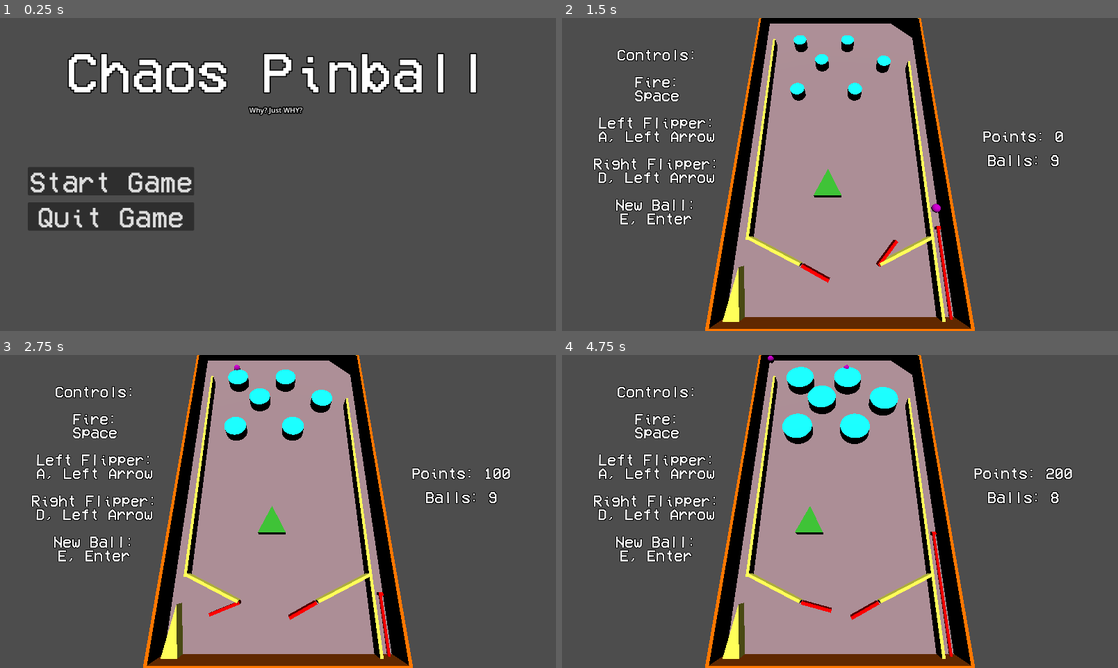
Above: before the commit, frames 1-4 (two rows, left to right).
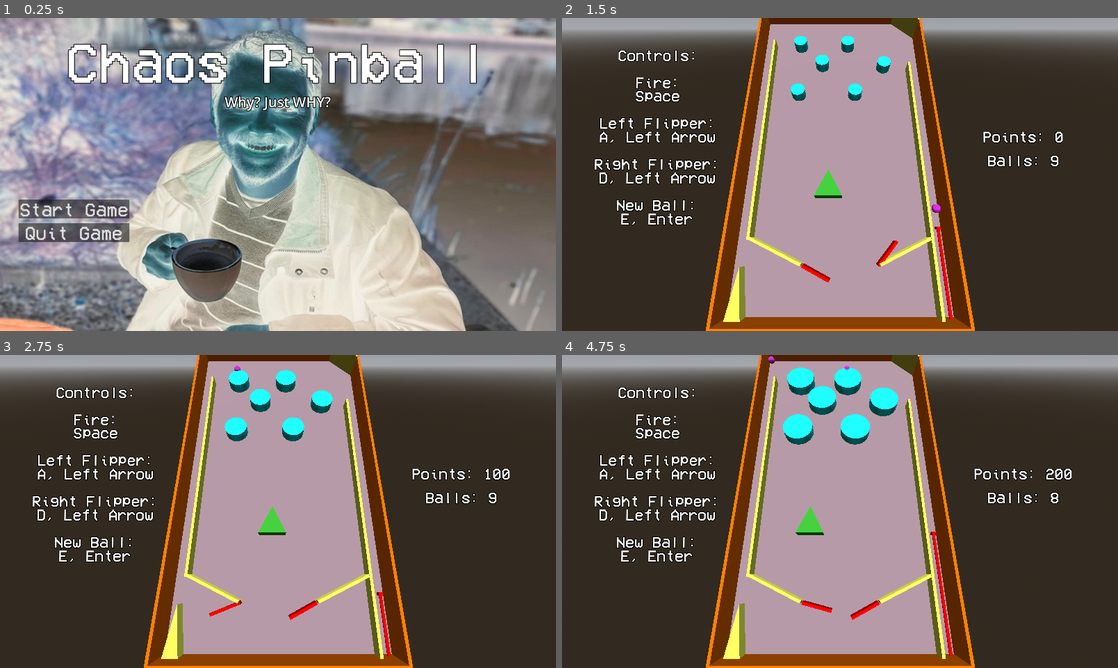
Above: after the commit, the same moments.

Repository: DrOtter3000/chaospinball
Game: Godot game, scene res://menu.tscn
Same seed, same stepped clock (60 frames per second), same inputs: the game is played once before the commit and once after it.
Inputs:
- Up to frame 1 (0.25 s): no input
- Up to frame 2 (1.5 s): click "Start Game" at 0.5 s; tap Enter (newball) at 1.25 s; hold D (right) from 1.28 s (still down); hold Space (fire) from 1.28 s (still down)
- Up to frame 3 (2.75 s): release D (right) at 2.03 s; release Space (fire) at 2.03 s; hold A (left) from 2.03 s (still down); tap Space (fire) at 2.1 s
- Up to frame 4 (4.75 s): release A (left) at 2.78 s; hold Enter (newball) 2.78-3.53 s; hold D (right) 2.78-4.28 s; tap Space (fire) at 3.05, 3.6 s; hold A (left) from 4.28 s (still down); hold Space (fire) from 4.28 s (still down)

The runs differ from the first frame. In frame 1, 88% of the frame differs, in the area x 0-100%, y 0-100%; in frame 2, 66%; in frame 3, 66%; in frame 4, 66%.

Commit message:
add background

Diff:
--- a/ball.gd
+++ b/ball.gd
@@ -15,6 +15,7 @@
 	if global_position.y < -100:
 		Gamemanager.balls_ready += 1
 		get_tree().call_group("GUI", "update_LblBalls")
+		Gamemanager.balls -= 1
 		queue_free()
 
 
--- a/game.gd
+++ b/game.gd
@@ -14,7 +14,6 @@
 		spawn_ball()
 
 
-
 func spawn_ball():
 	var ball = newBall.instantiate()
 	get_node("BallArray").add_child(ball)
--- a/game.tscn
+++ b/game.tscn
@@ -6,6 +6,17 @@
 [ext_resource type="PackedScene" uid="uid://cv2jh4utocnfe" path="res://right_gui.tscn" id="4_0ustj"]
 [ext_resource type="AudioStream" uid="uid://ccbd044rxj6ko" path="res://SFX/Soundtrack.mp3" id="5_ny2pc"]
 [ext_resource type="PackedScene" uid="uid://bb7rmovygmqp7" path="res://left_gui.tscn" id="5_qfrbs"]
+
+[sub_resource type="ProceduralSkyMaterial" id="ProceduralSkyMaterial_1wv3j"]
+
+[sub_resource type="Sky" id="Sky_4ccox"]
+sky_material = SubResource("ProceduralSkyMaterial_1wv3j")
+
+[sub_resource type="Environment" id="Environment_m2d6i"]
+background_mode = 2
+sky = SubResource("Sky_4ccox")
+ambient_light_color = Color(1, 0, 0, 1)
+ambient_light_energy = 3.0
 
 [node name="Game" type="Node3D" groups=["Game"]]
 script = ExtResource("1_4xxkx")
@@ -36,3 +47,6 @@
 stream = ExtResource("5_ny2pc")
 volume_db = -10.0
 autoplay = true
+
+[node name="WorldEnvironment" type="WorldEnvironment" parent="."]
+environment = SubResource("Environment_m2d6i")
--- a/menu.tscn
+++ b/menu.tscn
@@ -1,11 +1,12 @@
-[gd_scene load_steps=5 format=3 uid="uid://brfxxhs2obgip"]
+[gd_scene load_steps=6 format=3 uid="uid://brfxxhs2obgip"]
 
 [ext_resource type="FontFile" uid="uid://b05abb6xberv3" path="res://Fonts/VCR_OSD_MONO.ttf" id="1_4ud2x"]
 [ext_resource type="Script" path="res://menu.gd" id="1_xeo2s"]
+[ext_resource type="Texture2D" uid="uid://cpewsbg4fpxnj" path="res://GFX/Gunnar.jpg" id="2_duh7j"]
 
 [sub_resource type="Theme" id="Theme_hbv7x"]
 default_font = ExtResource("1_4ud2x")
-default_font_size = 128
+default_font_size = 192
 Label/colors/font_outline_color = Color(1, 1, 1, 1)
 
 [sub_resource type="Theme" id="Theme_na1hp"]
@@ -21,12 +22,20 @@
 grow_vertical = 2
 script = ExtResource("1_xeo2s")
 
+[node name="TextureRect" type="TextureRect" parent="."]
+layout_mode = 1
+anchors_preset = 15
+anchor_right = 1.0
+anchor_bottom = 1.0
+grow_horizontal = 2
+grow_vertical = 2
+texture = ExtResource("2_duh7j")
+
 [node name="LblHeading" type="Label" parent="."]
 layout_mode = 0
-offset_left = 64.0
 offset_top = 64.0
-offset_right = 1216.0
-offset_bottom = 192.0
+offset_right = 1920.0
+offset_bottom = 236.0
 theme = SubResource("Theme_hbv7x")
 theme_override_colors/font_outline_color = Color(0, 0, 0, 1)
 theme_override_constants/outline_size = 10
@@ -35,11 +44,12 @@
 
 [node name="LblSubtitle" type="Label" parent="."]
 layout_mode = 0
-offset_top = 200.0
-offset_right = 1272.0
-offset_bottom = 226.0
+offset_top = 256.0
+offset_right = 1920.0
+offset_bottom = 312.0
 theme_override_colors/font_outline_color = Color(0, 0, 0, 1)
 theme_override_constants/outline_size = 10
+theme_override_font_sizes/font_size = 48
 text = "Chaos can be boring too... and boring can be annoying too"
 horizontal_alignment = 1
 
@@ -49,9 +59,8 @@
 anchor_right = 1.0
 anchor_bottom = 1.0
 offset_left = 64.0
-offset_top = 192.0
+offset_top = 320.0
 offset_right = -64.0
-offset_bottom = -80.0
 grow_horizontal = 2
 grow_vertical = 2
 
--- a/project.godot
+++ b/project.godot
@@ -21,8 +21,10 @@
 
 [display]
 
-window/size/viewport_width=1280
-window/size/viewport_height=720
+window/size/viewport_width=1920
+window/size/viewport_height=1080
+window/size/mode=3
+window/stretch/mode="viewport"
 
 [input]
 
Binary file added: GFX/Gunnar.jpg
Not shown, added: GFX/Gunnar.jpg.import
Not shown: 1 places in game.tscn that only renumber resources
